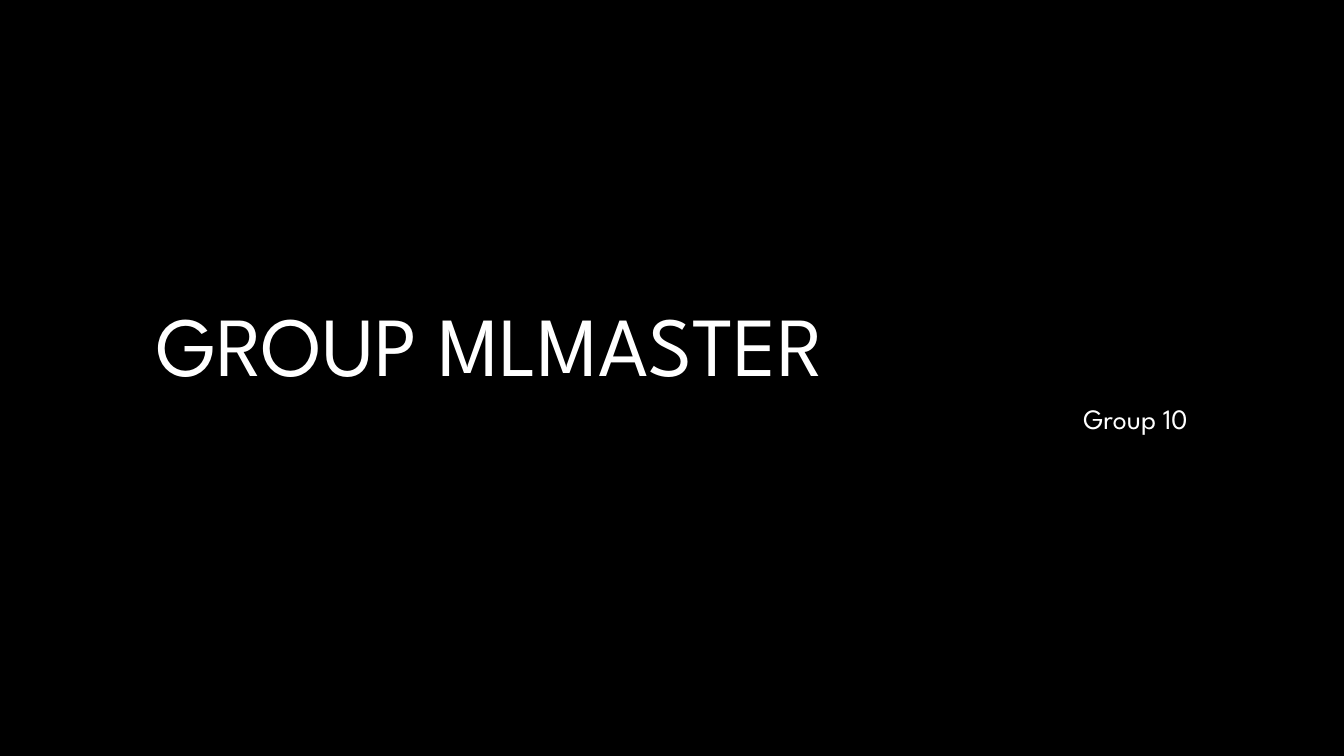
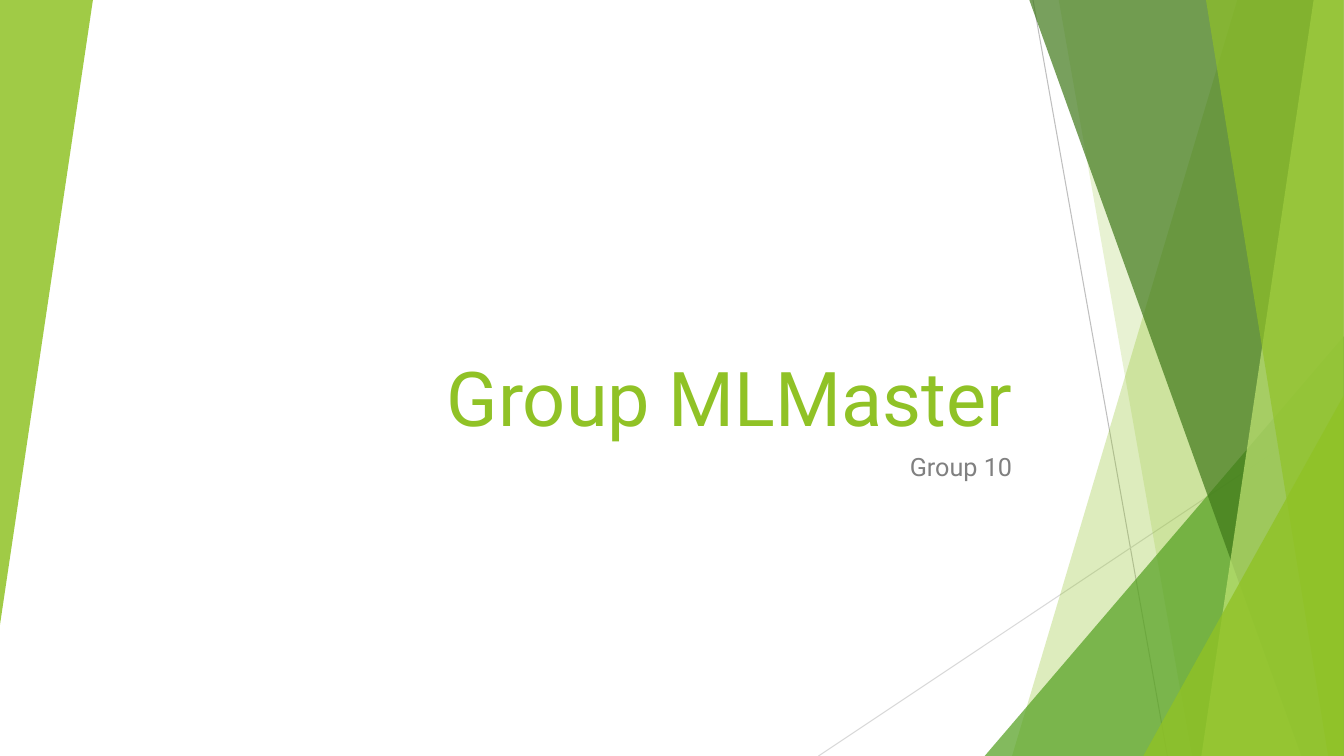
Before and after one commit to tedyyan/MUMMachineLearning, a slide deck: slide 1 of firstProject/GroupMLMaster.pptx. Drawn at 1344x756 pixels with LibreOffice and Linux fonts; fonts in the diff are those of the drawing; background and template pictures are left out. Boxes give left, top, right and bottom in pixels: in the first picture for what was removed or moved away, otherwise in the second. Text is boxed around its words. In the diff, an @@ line names an element or a change of style, - is before the commit and + after.

```diff
--- a/firstProject/GroupMLMaster.pptx
+++ b/firstProject/GroupMLMaster.pptx
@@ background #000000 to #FFFFFF @@
@@ group added at bbox=[0, 0, 1344, 756]: 5 freeform shapes, 3 triangles, 2 lines @@
@@ title at bbox=[447, 371, 1012, 442]: text changed; size 60 to 54 pt; font League Spartan to Roboto; text colour #FFFFFF to #90C226 @@
-GROUP MLMASTER
+Group MLMaster
@@ subtitle "Group 10": place and size @@
-subtitle "Group 10" at bbox=[1083, 410, 1188, 435]
+subtitle "Group 10" at bbox=[910, 458, 1012, 481]
@@ subtitle "Group 10" at bbox=[910, 458, 1012, 481]: size 20 to 18 pt, font League Spartan to Roboto, text colour #FFFFFF to #808080; line spacing 0.9 to 1 @@
```
Also in this commit, not shown: 2 other slides changed, 5 slides added, 7 slides removed, 3 other files.
